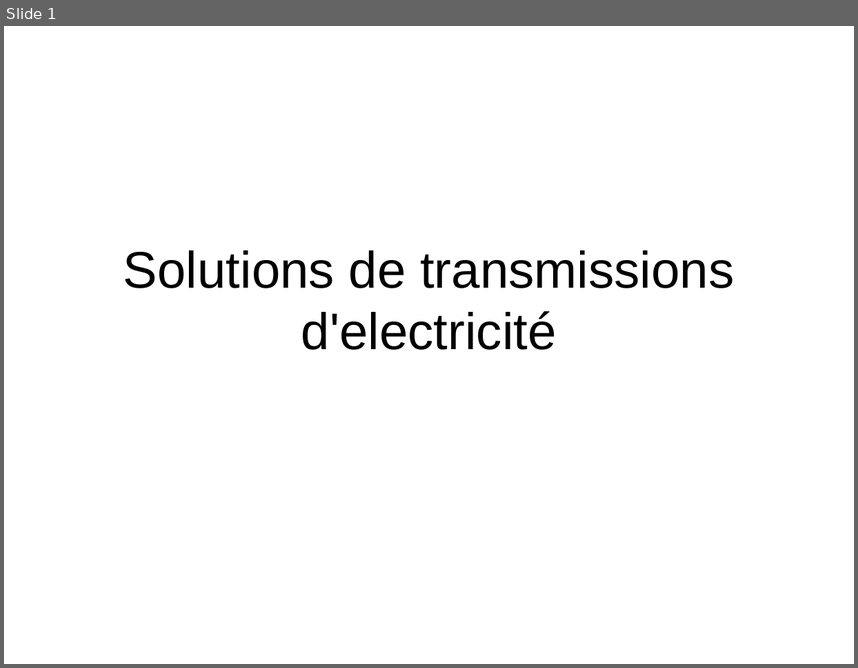
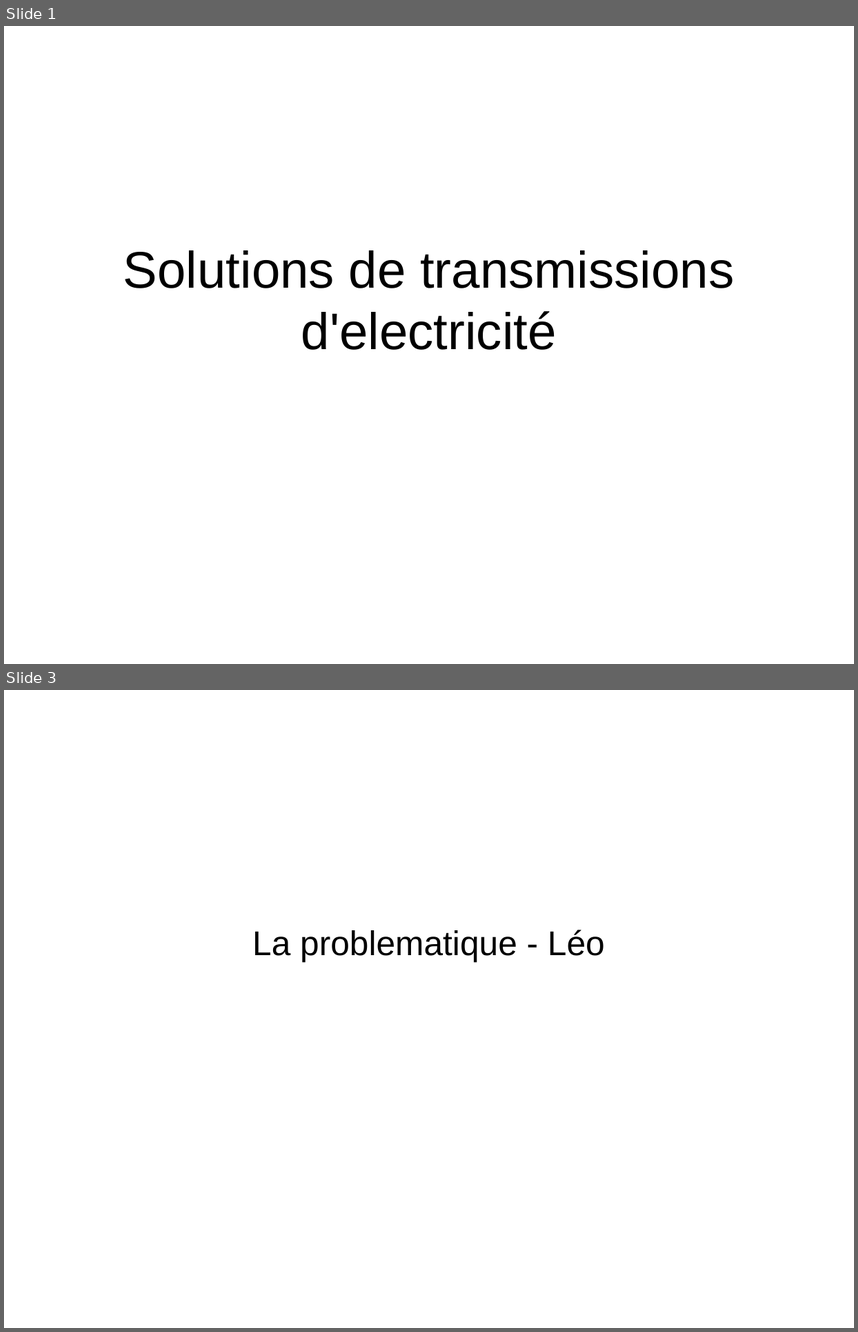
Before and after one commit to traxys/TPE, a slide deck: presentationOrale.odp. Shown one above the other, each under a label of ours: slide 1 before the commit, slides 1 and 3 after it; the slides between them are not shown. The pictures are 858x668 and 858x1332 pixels, drawn with LibreOffice and Linux fonts; fonts in the diff are those of the drawing. Boxes give left, top, right and bottom in pixels: in the first picture for what was removed or moved away, otherwise in the second. Text is boxed around its words. In the diff, an @@ line names an element or a change of style, - is before the commit and + after.

```diff
--- a/presentationOrale.odp
+++ b/presentationOrale.odp
@@ slide 3 added at (4, 690, 854, 1328), background #FFFFFF @@
@@ subtitle added at (252, 929, 605, 962), 32 pt, text #000000 @@
+La problematique - Léo
```
Also in this commit, not shown: 9 other slides added, 2 other files.
